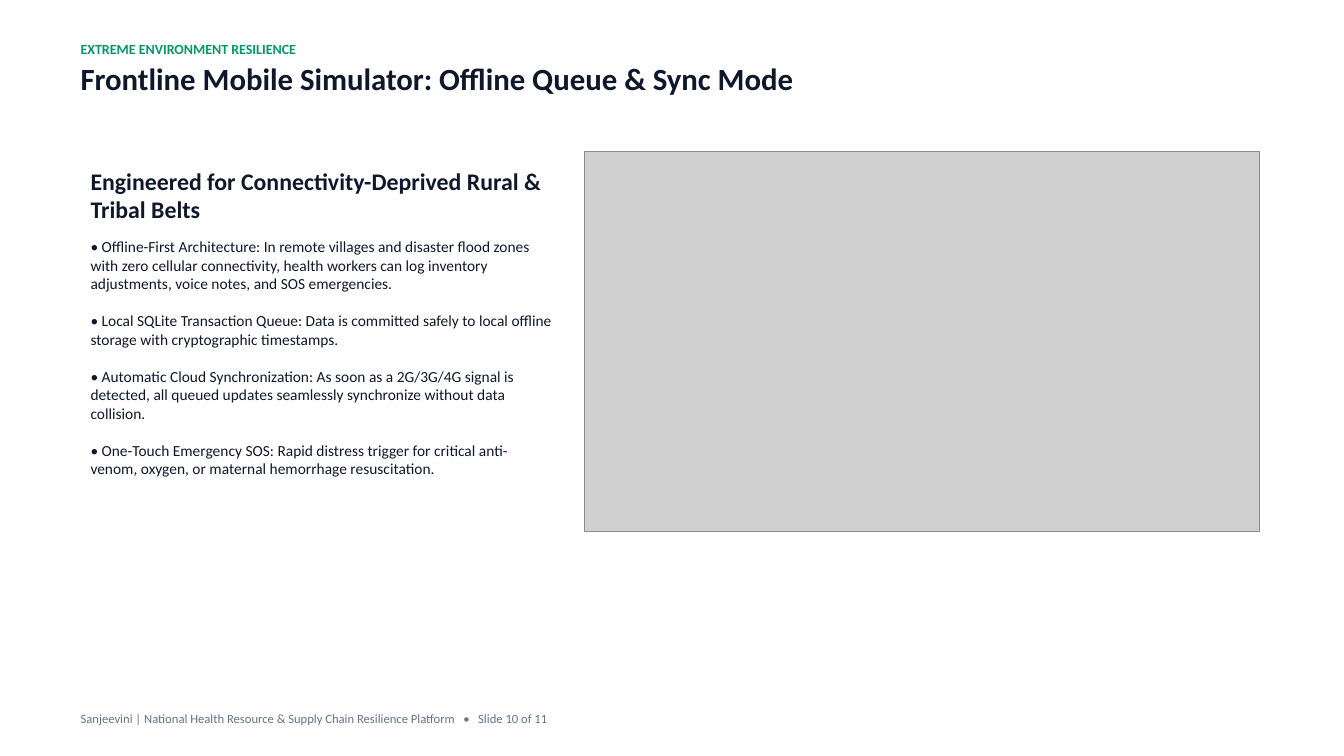
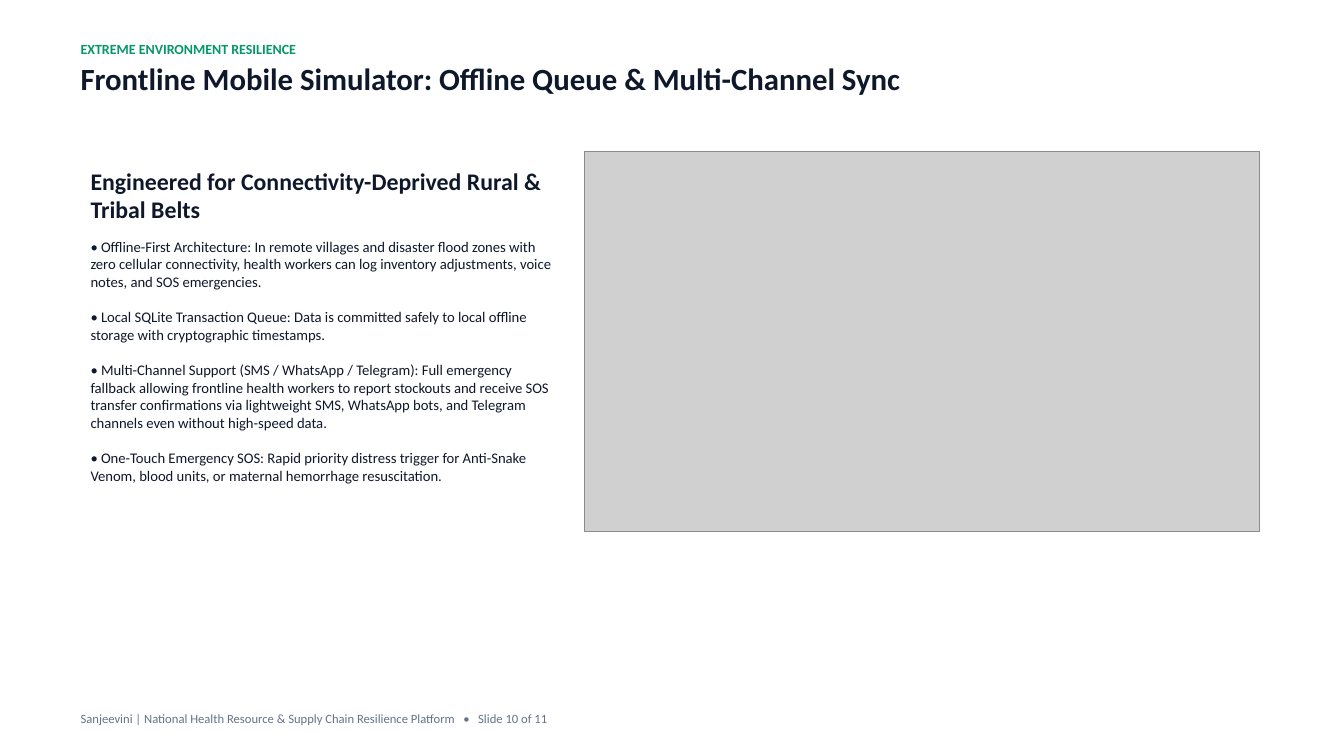
Before and after one commit to chiraghs/Sanjeevini, a slide deck: slide 10 of Pitch-DECK/Sanjeevini-Pitch-Deck.pptx. Drawn at 1344x756 pixels with LibreOffice and Linux fonts; fonts in the diff are those of the drawing; grey boxes stand for pictures. Boxes give left, top, right and bottom in pixels: in the first picture for what was removed or moved away, otherwise in the second. Text is boxed around its words. In the diff, an @@ line names an element or a change of style, - is before the commit and + after.

Commit message:
docs(pitch-deck): update slides with app images in cols, remove carto references, update non-carto live map, and add multi-channel messaging

```diff
--- a/Pitch-DECK/Sanjeevini-Pitch-Deck.pptx
+++ b/Pitch-DECK/Sanjeevini-Pitch-Deck.pptx
@@ text at box(81, 68, 900, 95): text changed @@
-Frontline Mobile Simulator: Offline Queue & Sync Mode
+Frontline Mobile Simulator: Offline Queue & Multi-Channel Sync
@@ text at box(91, 241, 551, 484): text changed; size 11 to 10.5 pt @@
-• Offline-First Architecture: In remote villages and disaster flood zones with zero cellular connectivity, health workers can log inventory adjustments, voice notes, and SOS emergencies.
-• Local SQLite Transaction Queue: Data is committed safely to local offline storage with cryptographic timestamps.
-• Automatic Cloud Synchronization: As soon as a 2G/3G/4G signal is detected, all queued updates seamlessly synchronize without data collision.
-• One-Touch Emergency SOS: Rapid distress trigger for critical anti-venom, oxygen, or maternal hemorrhage resuscitation.
+• Offline-First Architecture: In remote villages and disaster flood zones with zero cellular connectivity, health workers can log inventory adjustments, voice notes, and SOS emergencies.
+• Local SQLite Transaction Queue: Data is committed safely to local offline storage with cryptographic timestamps.
+• Multi-Channel Support (SMS / WhatsApp / Telegram): Full emergency fallback allowing frontline health workers to report stockouts and receive SOS transfer confirmations via lightweight SMS, WhatsApp bots, and Telegram channels even without high-speed data.
+• One-Touch Emergency SOS: Rapid priority distress trigger for Anti-Snake Venom, blood units, or maternal hemorrhage resuscitation.
```
Also in this commit, not shown: 6 other slides changed, 15 other files.
